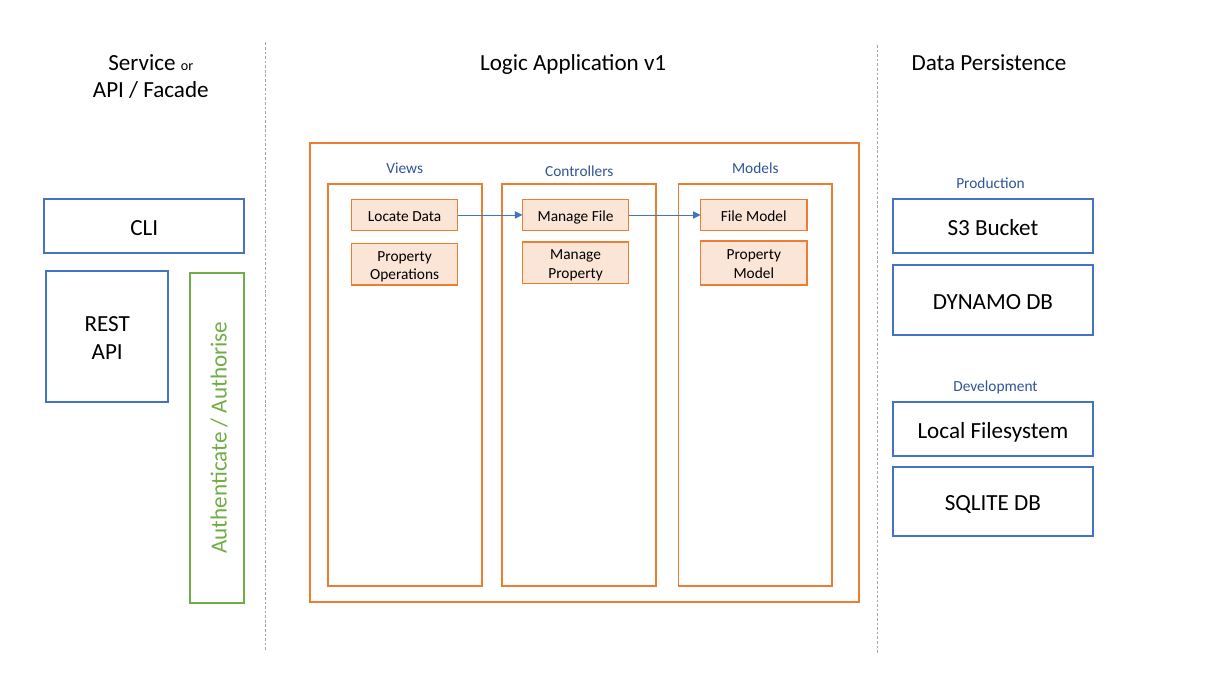
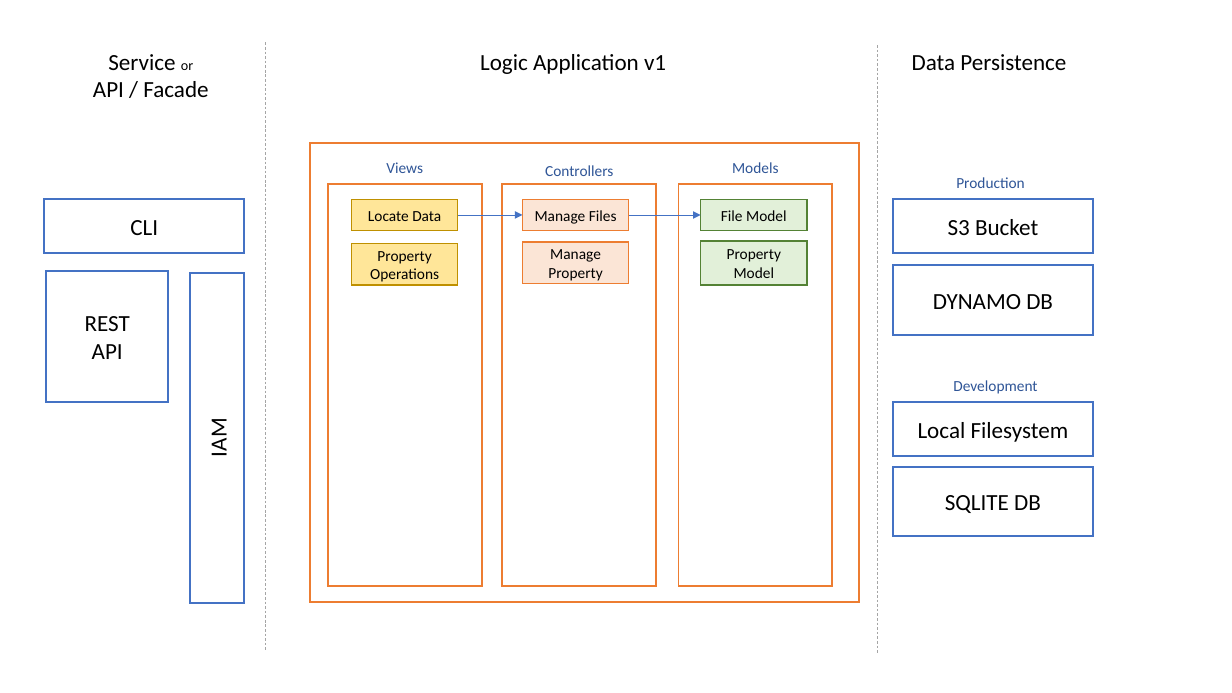
Before and after one commit to LeastRecentlyUsed/InlineView, a slide deck: slide 1 of Design - Outline Architecture.pptx. Drawn at 1232x693 pixels with LibreOffice and Linux fonts; fonts in the diff are those of the drawing. Boxes give left, top, right and bottom in pixels: in the first picture for what was removed or moved away, otherwise in the second. Text is boxed around its words. In the diff, an @@ line names an element or a change of style, - is before the commit and + after.

```diff
--- a/Design - Outline Architecture.pptx
+++ b/Design - Outline Architecture.pptx
@@ rectangle "Locate Data" at bbox=[352, 200, 458, 231]: fill #FBE5D6 to #FFE699; outline #ED7D31 1 pt to #BF9000 1 pt @@
@@ rectangle "File Model" at bbox=[701, 200, 807, 231]: fill #FBE5D6 to #E2F0D9; outline #ED7D31 1 pt to #548235 1 pt @@
@@ text in rectangle at bbox=[535, 210, 617, 224]: text changed @@
-Manage File
+Manage Files
@@ rectangle "Property" at bbox=[352, 243, 458, 285]: fill #FBE5D6 to #FFE699; outline #ED7D31 1 pt to #BF9000 1 pt @@
@@ rectangle "Property Model" at bbox=[701, 241, 807, 286]: fill #FBE5D6 to #E2F0D9; outline #ED7D31 1 pt to #548235 1 pt @@
@@ rectangle "IAM" at bbox=[191, 272, 244, 602]: outline #70AD47 1.5 pt to #4472C4 1.5 pt @@
@@ text in rectangle at bbox=[205, 421, 233, 455]: text changed; text colour #70AD47 to #000000 @@
-Authenticate / Authorise
+IAM
```
Also in this commit, not shown: 1 slide added, 1 slide removed, 4 other files.
